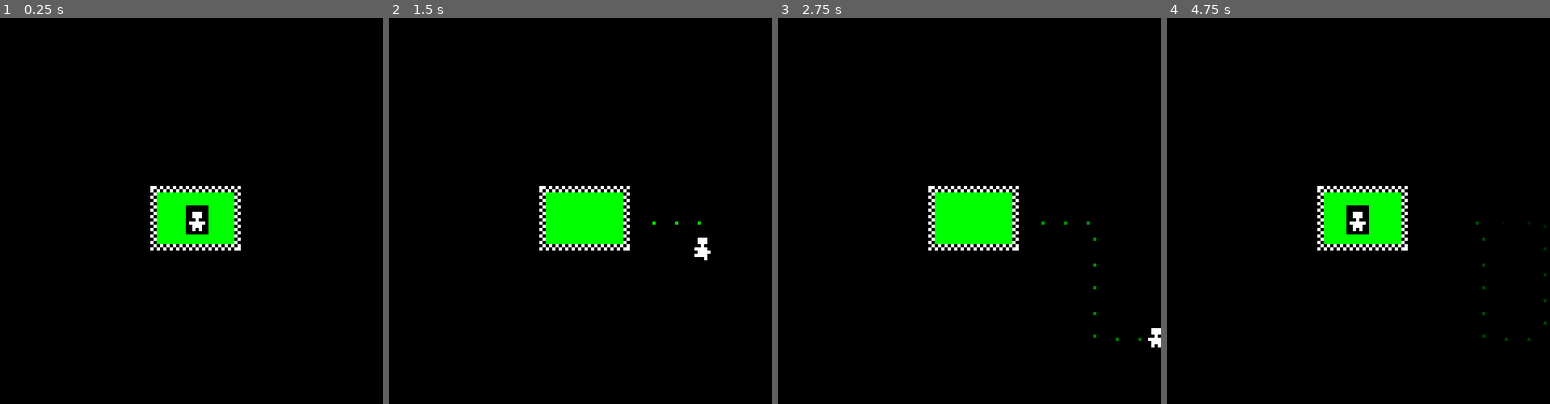
Above: before the commit, frames 1-4 (left to right).
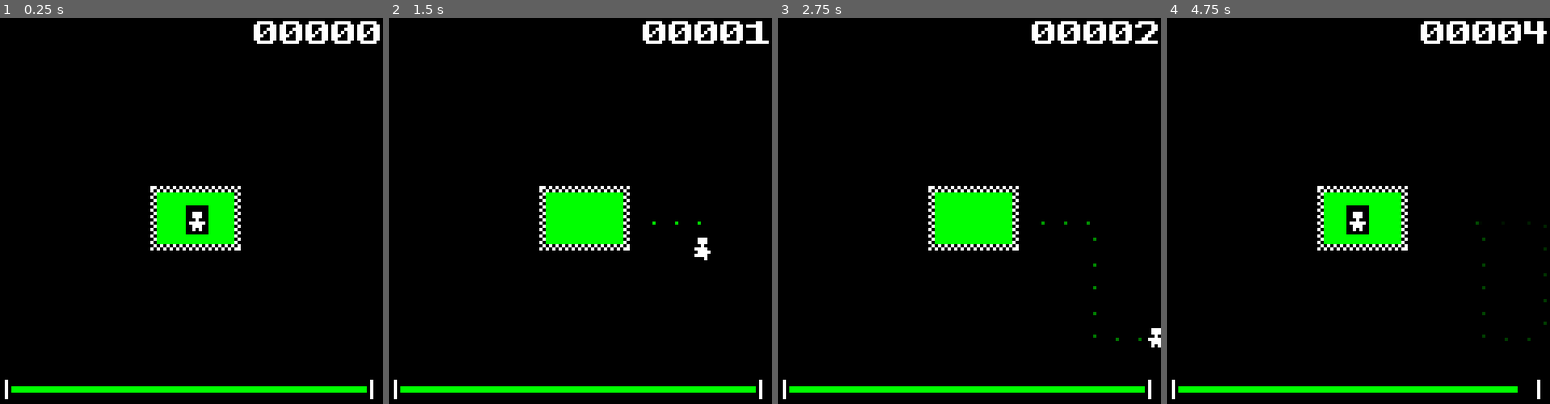
Above: after the commit, the same moments.

Repository: NotJamGames/battery-acid-boy
Game: Godot game, scene res://World/world.tscn
Two runs of this game, one before a commit and one after it. Both use one fixed random seed, a clock stepped at 60 frames per second and the inputs below.
Inputs:
- Up to frame 1 (0.25 s): no input
- Up to frame 2 (1.5 s): hold Right (move_right) 0.53-1.28 s; hold Down (move_down) from 1.28 s (still down)
- Up to frame 3 (2.75 s): release Down (move_down) at 2.03 s; hold Right (move_right) from 2.03 s (still down)
- Up to frame 4 (4.75 s): release Right (move_right) at 2.78 s; hold Up (move_up) 2.78-3.53 s; hold Left (move_left) from 3.53 s (still down)

The runs differ from the first frame. In frame 1, 2.8% of the frame differs, in the area x 1-100%, y 0-99%; in frame 2, 2.7%; in frame 3, 2.7%; in frame 4, 2.7%.

Commit message:
Functioning UI

Diff:
--- a/Player/player.gd
+++ b/Player/player.gd
@@ -13,8 +13,16 @@
 
 signal place_print()
 
+var max_health : float = 112.0
+var current_health : float = 112.0
+var health_decrease_rate : float = 6.0
+var health_increase_rate : float = 18.0
 
-func _physics_process(_delta : float) -> void:
+signal health_updated()
+signal died()
+
+
+func _physics_process(delta : float) -> void:
 	velocity = Vector2\
 			(Input.get_axis("move_left", "move_right"),
 			Input.get_axis("move_up", "move_down")).normalized() * SPEED
@@ -25,6 +33,17 @@
 		animated_sprite.play("Idle")
 	else:
 		animated_sprite.play("Run")
+
+	if is_in_pool:
+		current_health = minf\
+				(current_health + (health_increase_rate * delta), max_health)
+	else:
+		current_health = clampf\
+				(current_health - (health_decrease_rate * delta),
+				.0, max_health)
+		if is_zero_approx(current_health): die()
+
+	health_updated.emit(current_health)
 
 
 func set_is_in_pool(body : Node2D, new_state : bool) -> void:
@@ -48,3 +67,9 @@
 
 	place_print.emit(print_position, print_strength)
 	prints_placed += 1
+
+
+func die() -> void:
+	set_physics_process(false)
+	animated_sprite.play("Dead")
+	died.emit()
--- a/Player/player.tscn
+++ b/Player/player.tscn
@@ -8,6 +8,10 @@
 
 [sub_resource type="RectangleShape2D" id="RectangleShape2D_5fnnm"]
 size = Vector2(3, 5)
+
+[sub_resource type="AtlasTexture" id="AtlasTexture_rsiij"]
+atlas = ExtResource("1_b75cl")
+region = Rect2(28, 0, 7, 10)
 
 [sub_resource type="AtlasTexture" id="AtlasTexture_qpoih"]
 atlas = ExtResource("1_b75cl")
@@ -31,6 +35,14 @@
 
 [sub_resource type="SpriteFrames" id="SpriteFrames_cxilm"]
 animations = [{
+"frames": [{
+"duration": 1.0,
+"texture": SubResource("AtlasTexture_rsiij")
+}],
+"loop": true,
+"name": &"Dead",
+"speed": 5.0
+}, {
 "frames": [{
 "duration": 1.0,
 "texture": SubResource("AtlasTexture_qpoih")
@@ -79,9 +91,8 @@
 
 [node name="AnimatedSprite2D" type="AnimatedSprite2D" parent="."]
 sprite_frames = SubResource("SpriteFrames_cxilm")
-animation = &"Run"
+animation = &"Dead"
 autoplay = "Idle"
-frame_progress = 0.754966
 centered = false
 
 [node name="Footsteps" type="AudioStreamPlayer" parent="."]
--- /dev/null
+++ b/UI/ui.gd
@@ -0,0 +1,32 @@
+extends Control
+
+
+var alive : bool = true
+var current_score : float
+
+@export var replay_button : Button
+@export var score_label : Label
+@export var health_bar : ProgressBar
+
+signal restart_requested()
+
+
+func _process(delta : float) -> void:
+	if not alive: return
+
+	current_score += delta
+
+	score_label.text = "%05d" % int(current_score)
+
+
+func update_health_bar(new_value : float) -> void:
+	health_bar.value = new_value
+
+
+func set_alive(new_state : bool) -> void:
+	alive = new_state
+	if not alive: replay_button.visible = true
+
+
+func restart() -> void:
+	restart_requested.emit()
--- /dev/null
+++ b/UI/ui.tscn
@@ -0,0 +1,125 @@
+[gd_scene load_steps=11 format=3 uid="uid://y5n7g0uu56l2"]
+
+[ext_resource type="FontFile" uid="uid://b03i0qo6aqg0b" path="res://UI/Fonts/Not Jam Mono Clean 8.ttf" id="1_opknv"]
+[ext_resource type="Script" path="res://UI/ui.gd" id="2_y2nei"]
+
+[sub_resource type="StyleBoxEmpty" id="StyleBoxEmpty_xbjdh"]
+
+[sub_resource type="StyleBoxEmpty" id="StyleBoxEmpty_evaid"]
+
+[sub_resource type="StyleBoxEmpty" id="StyleBoxEmpty_e0s27"]
+
+[sub_resource type="StyleBoxEmpty" id="StyleBoxEmpty_2x2ag"]
+
+[sub_resource type="StyleBoxEmpty" id="StyleBoxEmpty_q6lx6"]
+
+[sub_resource type="StyleBoxFlat" id="StyleBoxFlat_kj1kp"]
+content_margin_left = 3.0
+content_margin_top = 3.0
+content_margin_right = 3.0
+content_margin_bottom = 3.0
+bg_color = Color(0, 0, 0, 1)
+border_width_left = 1
+border_width_right = 1
+border_color = Color(1, 1, 1, 1)
+expand_margin_left = 1.0
+expand_margin_right = 1.0
+anti_aliasing = false
+
+[sub_resource type="StyleBoxFlat" id="StyleBoxFlat_qw1iu"]
+content_margin_left = 1.0
+content_margin_top = 1.0
+content_margin_right = 1.0
+content_margin_bottom = 1.0
+bg_color = Color(0, 1, 0, 1)
+border_width_left = 1
+border_width_top = 2
+border_width_right = 1
+border_width_bottom = 2
+border_color = Color(0, 0, 0, 1)
+corner_detail = 1
+anti_aliasing = false
+
+[sub_resource type="Theme" id="Theme_pdmff"]
+default_font = ExtResource("1_opknv")
+default_font_size = 8
+Button/colors/font_color = Color(1, 1, 1, 1)
+Button/colors/font_disabled_color = Color(1, 1, 1, 1)
+Button/colors/font_focus_color = Color(1, 1, 1, 1)
+Button/colors/font_hover_color = Color(1, 1, 1, 1)
+Button/colors/font_hover_pressed_color = Color(1, 1, 1, 1)
+Button/colors/font_outline_color = Color(0, 0, 0, 1)
+Button/colors/font_pressed_color = Color(0, 0, 0, 1)
+Button/colors/icon_disabled_color = Color(0, 0, 0, 1)
+Button/colors/icon_focus_color = Color(0, 0, 0, 1)
+Button/colors/icon_hover_color = Color(0, 0, 0, 1)
+Button/colors/icon_hover_pressed_color = Color(0, 0, 0, 1)
+Button/colors/icon_normal_color = Color(0, 0, 0, 1)
+Button/colors/icon_pressed_color = Color(0, 0, 0, 1)
+Button/constants/align_to_largest_stylebox = 0
+Button/constants/h_separation = 0
+Button/constants/icon_max_width = 0
+Button/constants/outline_size = 0
+Button/font_sizes/font_size = 8
+Button/fonts/font = ExtResource("1_opknv")
+Button/styles/disabled = SubResource("StyleBoxEmpty_xbjdh")
+Button/styles/focus = SubResource("StyleBoxEmpty_evaid")
+Button/styles/hover = SubResource("StyleBoxEmpty_e0s27")
+Button/styles/normal = SubResource("StyleBoxEmpty_2x2ag")
+Button/styles/pressed = SubResource("StyleBoxEmpty_q6lx6")
+ProgressBar/colors/font_color = Color(0, 0, 0, 1)
+ProgressBar/colors/font_outline_color = Color(0, 0, 0, 1)
+ProgressBar/constants/outline_size = 0
+ProgressBar/font_sizes/font_size = 8
+ProgressBar/fonts/font = ExtResource("1_opknv")
+ProgressBar/styles/background = SubResource("StyleBoxFlat_kj1kp")
+ProgressBar/styles/fill = SubResource("StyleBoxFlat_qw1iu")
+
+[node name="UI" type="Control" node_paths=PackedStringArray("replay_button", "score_label", "health_bar")]
+custom_minimum_size = Vector2(120, 120)
+layout_mode = 3
+anchors_preset = 0
+offset_right = 120.0
+offset_bottom = 120.0
+theme = SubResource("Theme_pdmff")
+script = ExtResource("2_y2nei")
+replay_button = NodePath("HBoxContainer/Replay")
+score_label = NodePath("HBoxContainer/Score")
+health_bar = NodePath("ProgressBar")
+
+[node name="HBoxContainer" type="HBoxContainer" parent="."]
+layout_mode = 0
+offset_left = 1.0
+offset_top = 1.0
+offset_right = 120.0
+offset_bottom = 9.0
+
+[node name="Replay" type="Button" parent="HBoxContainer"]
+visible = false
+layout_mode = 2
+size_flags_horizontal = 3
+text = "Replay"
+alignment = 0
+
+[node name="Score" type="Label" parent="HBoxContainer"]
+layout_mode = 2
+size_flags_horizontal = 3
+text = "00000"
+horizontal_alignment = 2
+
+[node name="ProgressBar" type="ProgressBar" parent="."]
+layout_mode = 1
+anchors_preset = 12
+anchor_top = 1.0
+anchor_right = 1.0
+anchor_bottom = 1.0
+offset_left = 4.0
+offset_top = -8.0
+offset_right = -4.0
+offset_bottom = -2.0
+grow_horizontal = 2
+grow_vertical = 0
+value = 100.0
+show_percentage = false
+
+[connection signal="pressed" from="HBoxContainer/Replay" to="." method="restart"]
--- /dev/null
+++ b/World/world.gd
@@ -0,0 +1,5 @@
+extends Node2D
+
+
+func restart_game() -> void:
+	get_tree().reload_current_scene()
--- a/World/world.tscn
+++ b/World/world.tscn
@@ -1,9 +1,11 @@
-[gd_scene load_steps=7 format=3 uid="uid://crtgsw8ylq6js"]
+[gd_scene load_steps=9 format=3 uid="uid://crtgsw8ylq6js"]
 
 [ext_resource type="PackedScene" uid="uid://bci7slf8woga3" path="res://World/footprint_layer.tscn" id="1_05shr"]
+[ext_resource type="Script" path="res://World/world.gd" id="1_bdbfs"]
 [ext_resource type="PackedScene" uid="uid://bax4i8c8of5pe" path="res://Player/player.tscn" id="1_dx7y5"]
 [ext_resource type="PackedScene" uid="uid://cgcxuvtciqd7a" path="res://World/pool.tscn" id="1_nxnf8"]
 [ext_resource type="AudioStream" uid="uid://bnqik0jpkbr81" path="res://Audio/Music/battery_acid_boy.ogg" id="4_sr0wg"]
+[ext_resource type="PackedScene" uid="uid://y5n7g0uu56l2" path="res://UI/ui.tscn" id="5_f8a2x"]
 
 [sub_resource type="RectangleShape2D" id="RectangleShape2D_hgp3n"]
 size = Vector2(8, 120)
@@ -13,6 +15,7 @@
 
 [node name="World" type="Node2D"]
 texture_filter = 1
+script = ExtResource("1_bdbfs")
 
 [node name="FootprintLayer" parent="." instance=ExtResource("1_05shr")]
 
@@ -51,6 +54,11 @@
 [node name="CollisionShape2D" type="CollisionShape2D" parent="BottomWall"]
 shape = SubResource("RectangleShape2D_mle7r")
 
+[node name="UI" parent="." instance=ExtResource("5_f8a2x")]
+
 [connection signal="body_entered" from="Pool" to="Player" method="set_is_in_pool" binds= [true]]
 [connection signal="body_exited" from="Pool" to="Player" method="set_is_in_pool" binds= [false]]
+[connection signal="died" from="Player" to="UI" method="set_alive" binds= [false]]
+[connection signal="health_updated" from="Player" to="UI" method="update_health_bar"]
 [connection signal="place_print" from="Player" to="FootprintLayer" method="add_footprint"]
+[connection signal="restart_requested" from="UI" to="." method="restart_game"]
Not shown: 1 places in Player/player.tscn that only renumber resources
Binary file added: UI/Fonts/Not Jam Mono Clean 8.ttf
Not shown, added: UI/Fonts/Not Jam Mono Clean 8.ttf.import
